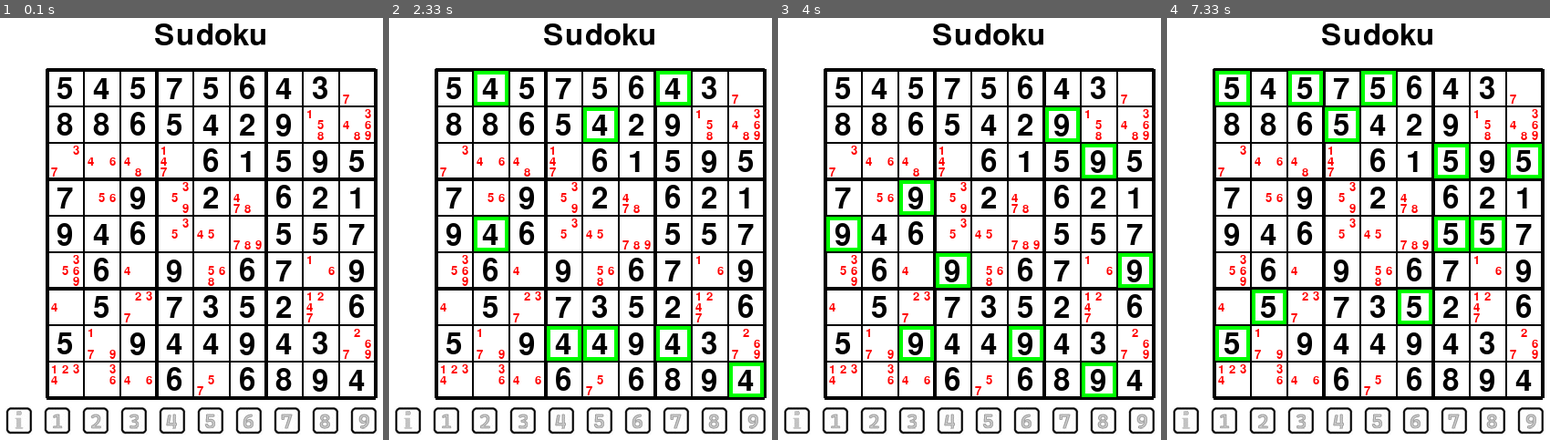
Above: before the commit, frames 1-4 (left to right).
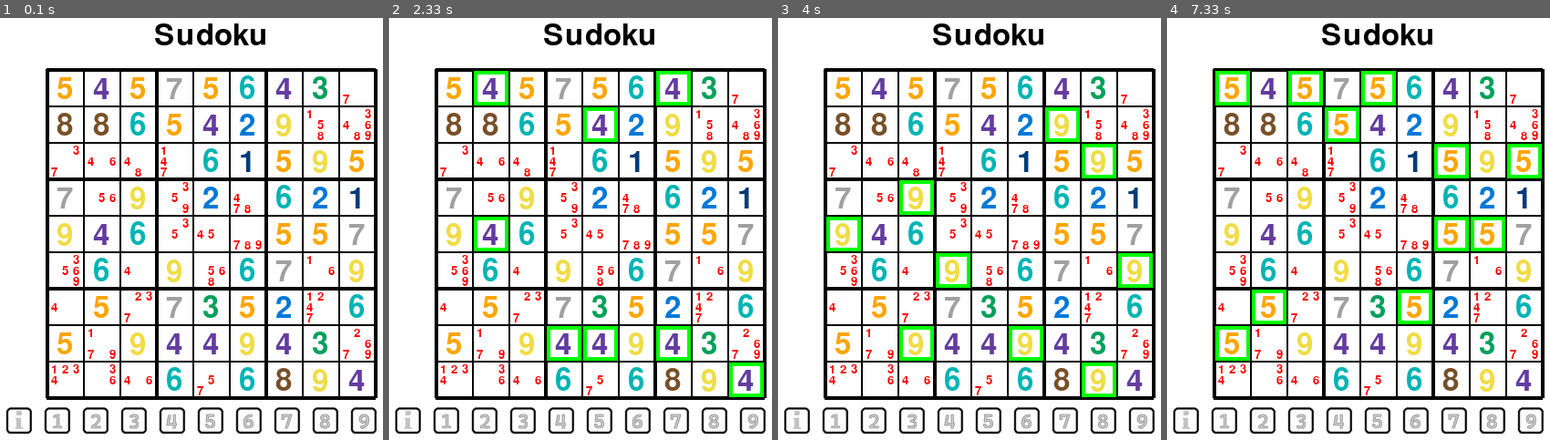
Above: after the commit, the same moments.

Repository: MrReedQEGS/Pygame-Sudoku
Game: pygame game, started from main.py
Same seed, same stepped clock (60 frames per second), same inputs: the game is played once before the commit and once after it.
Inputs (mouse positions are in pixels of both pictures, inside the frame that each line leads up to):
- Up to frame 1 (0.1 s): no input
- Up to frame 2 (2.33 s): click (576, 304) at 0.38 s; click (657, 423) at 0.72 s; click (415, 431) at 1.05 s; click (outside the picture) at 1.38 s; click (607, 347) at 2.22 s
- Up to frame 3 (4 s): click (969, 165) at 2.55 s; click (908, 140) at 2.88 s; click (1141, 220) at 3.22 s; click (outside the picture) at 3.55 s; click (1111, 161) at 3.88 s
- Up to frame 4 (7.33 s): click (1209, 148) at 4.22 s; click (outside the picture) at 6.05 s; click (1285, 64) at 6.38 s; click (1320, 254) at 6.72 s; click (1235, 102) at 7.05 s

The runs differ from the first frame. In frame 1, 6.9% of the frame differs, in the area x 14-96%, y 13-89%; in frame 2, 6.9%; in frame 3, 6.9%; in frame 4, 6.9%.

Commit message:
Colours for each number now works

Diff:
--- a/main.py
+++ b/main.py
@@ -28,6 +28,18 @@
 TEXT = "Sudoku"
 FONT_SIZE = 48
 NOTE_FONT_SIZE = 19
+
+COLORS = [
+    (0, 60, 120),     # Deep Navy Blue
+    (0, 120, 215),    # Bright Blue
+    (0, 160, 90),     # Green
+    (100, 60, 160),   # Purple
+    (255, 165, 0),    # Orange
+    (0, 180, 180),    # Teal
+    (160, 160, 160),  # Gray
+    (120, 80, 40),    # Brown
+    (240, 220, 70),   # Yellow / Gold
+]
 
 # Layout: grid centered; text centered above it
 GRID_W = GRID_SIZE * CELL_SIZE
@@ -208,7 +220,11 @@
 def DrawNumbers():
   for j in range(GRID_SIZE):
     for i in range(GRID_SIZE):
-      number_surf = font.render(str(theNumbers[j][i]), True, (0, 0, 0))
+      colour = (0,0,0)
+      if(theNumbers[j][i] != ""):
+          x = int(theNumbers[j][i])-1
+          colour = COLORS[x]
+      number_surf = font.render(str(theNumbers[j][i]), True, colour)
       number_rect = number_surf.get_rect(center=(grid_x0 + CELL_SIZE//2 + i*CELL_SIZE, grid_y0 + Y_PADDING  + j*CELL_SIZE + number_surf.get_height() // 2))
       screen.blit(number_surf, number_rect)
 
